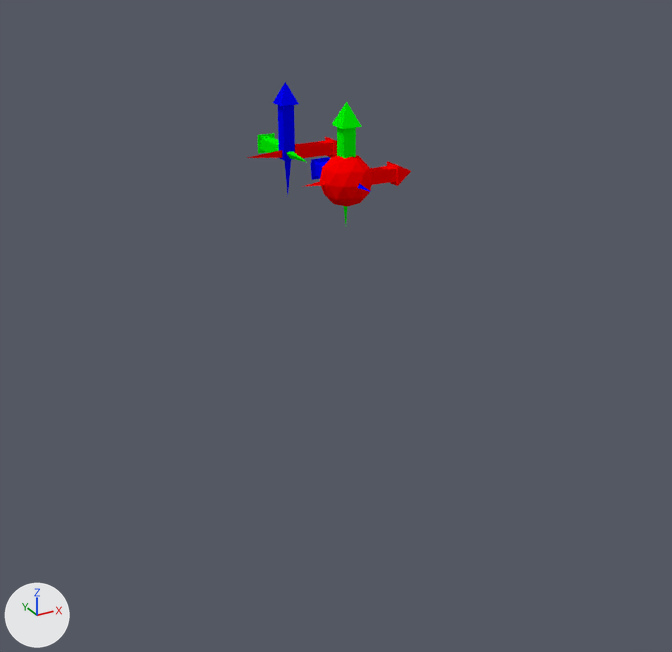
The Blender file Assets/GrandSeal.Source/Stages/DebugScene.blend as it was, and as the next commit left it.
One viewpoint serves both versions: a 50 mm lens placed at (-16.6, -29.4, 8.9), pointed at (-0.8, -0.6, -5.5). The lights are fixed; the arrows at lower left show +X, +Y and +Z.

The scene before the commit, as lines of its bpy script (objects in view):
```python
me_blendercompass = bpy.data.meshes.new('BlenderCompass')
me_blendercompass.from_pydata(...)  # 47 vertices, 51 faces; spans x -1.87..2.88, y -1.87..2.88, z -1.87..2.88
# faces by material slot: [17, 16, 18]
me_blendercompass.materials.append(mat_red)  # red #ff0000
me_blendercompass.materials.append(mat_green)  # green #00ff00
me_blendercompass.materials.append(mat_blue)  # blue #0000ff
ob_blendercompass = bpy.data.objects.new('BlenderCompass', me_blendercompass)
ob_blendercompass.location = (0.0, 0.0, 0.0)
ob_groupblender = bpy.data.objects.new('GroupBlender', None)
ob_groupblender.location = (0.0, 5.0, 0.0)
ob_groupblender.show_instancer_for_render = False
ob_groupblender.instance_type = 'COLLECTION'
ob_groupblender.instance_collection = col_groupblender
ob_groupdx = bpy.data.objects.new('GroupDX', None)
ob_groupdx.location = (0.0, 0.0, 0.0)
ob_groupdx.show_instancer_for_render = False
ob_groupdx.instance_type = 'COLLECTION'
ob_groupdx.instance_collection = col_groupdx
```
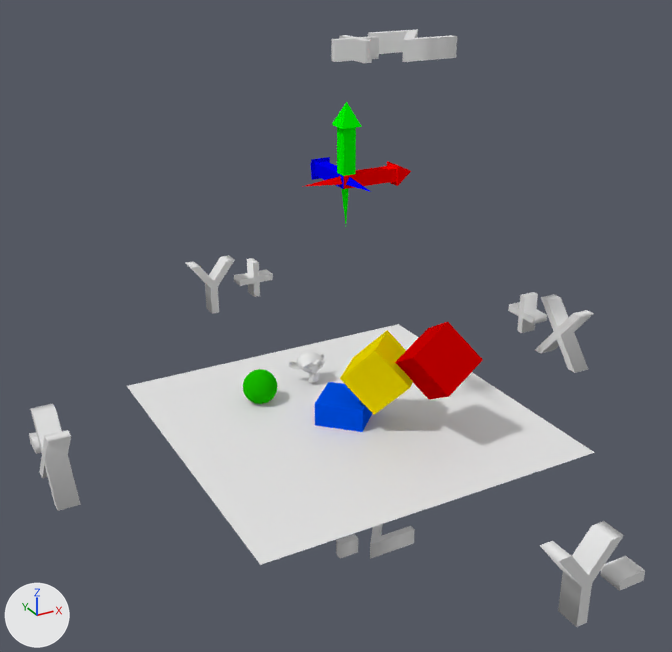
ob_cube is not drawn itself; it is the parent of ob_cube_001.
ob_cube_001 is not drawn itself; it is the parent of ob_cube_002.

Location of each change, (x1, y1, x2, y2) in pixels of the pictures (672 x 652 px):
'RotationTest', added
    after: (29, 29, 645, 627)
'GroupDX', reshaped
    both: (302, 102, 411, 224)
'GroupBlender', deleted
    before: (247, 82, 337, 194)
part 1 of me_directxcompass, deleted (red)
    before: (320, 155, 372, 206)

The change, as a diff of the scene's bpy script:
```diff
--- a/Assets/GrandSeal.Source/Stages/DebugScene.blend.py
+++ b/Assets/GrandSeal.Source/Stages/DebugScene.blend.py
@@ me_directxcompass @@
 me_directxcompass.from_pydata(...)  # 89 vertices, 131 faces; spans x -1.87..2.88, y -1.87..2.88, z -1.87..2.88
+# me_directxcompass part 1: the loose piece of 42 vertices spanning x -0.95..0.95, y -1.0..1.0, z -1.0..1.0 is deleted
 me_directxcompass.materials.append(mat_red_001)
@@ me_plane @@
+me_plane.from_pydata([(7.07, -7.07, 0.0), (-7.07, -7.07, 0.0), (7.07, 7.07, 0.0), (-7.07, 7.07, 0.0)], [], [(2, 3, 1, 0)])
@@ col_rotationtest @@
+col_rotationtest = bpy.data.collections.new('RotationTest')
+col_rotationtest.objects.link(ob_text_005)
+col_rotationtest.objects.link(ob_text_004)
+col_rotationtest.objects.link(ob_text_003)
+col_rotationtest.objects.link(ob_text_002)
+col_rotationtest.objects.link(ob_text_001)
+col_rotationtest.objects.link(ob_text)
+col_rotationtest.objects.link(ob_sphere)
+col_rotationtest.objects.link(ob_plane)
+col_rotationtest.objects.link(ob_cube)
+col_rotationtest.objects.link(ob_cube_001)
+col_rotationtest.objects.link(ob_cube_002)
+col_rotationtest.objects.link(ob_monkey)
@@ ob_groupblender @@
-ob_groupblender = bpy.data.objects.new('GroupBlender', None)
@@ ob_blendercompass @@
-ob_blendercompass = bpy.data.objects.new('BlenderCompass', me_blendercompass)
@@ ob_monkey @@
+ob_monkey = bpy.data.objects.new('Monkey', me_monkey)  # 507 vertices, 500 faces; spans x -0.9..0.9, y -0.3..0.82, z -0.48..0.82
+ob_monkey.location = (0.256, 3.385, 0.547)
@@ ob_cube_002 @@
+ob_cube_002 = bpy.data.objects.new('Cube.002', me_cube_002)  # a box spanning x -1.0..1.0, y -1.0..1.0, z -1.0..1.0; in mat_topbox (red #d00000)
+ob_cube_002.parent = ob_cube_001
+ob_cube_002.location = (-0.391, -0.97, 4.628)
+ob_cube_002.rotation_euler = (0.0, 0.785, 0.0)  # degrees (0, 45, 0)
@@ ob_cube_001 @@
+ob_cube_001 = bpy.data.objects.new('Cube.001', me_cube_001)  # a box spanning x -1.0..1.0, y -1.0..1.0, z -1.0..1.0; in mat_middlebox (yellow #e7d300)
+ob_cube_001.parent = ob_cube
+ob_cube_001.location = (0.0, -1.465, 2.275)
+ob_cube_001.rotation_euler = (0.785, 0.0, 0.0)  # degrees (45, 0, 0)
@@ ob_cube @@
+ob_cube = bpy.data.objects.new('Cube', me_cube)  # a box spanning x -1.0..1.0, y -1.0..1.0, z -1.0..1.0; in mat_lowerbox (blue #004fe7)
+ob_cube.location = (0.0, 0.0, 0.0)
+ob_cube.rotation_euler = (0.0, 0.0, 0.785)  # degrees (0, 0, 45)
@@ ob_plane @@
+ob_plane = bpy.data.objects.new('Plane', me_plane)
+ob_plane.location = (0.0, 0.0, 0.0)
@@ ob_sphere @@
+ob_sphere = bpy.data.objects.new('Sphere', me_sphere)  # a UV sphere (32 segments, 16 rings, poles along z) spanning x -0.734..0.734, y -0.734..0.734, z -0.734..0.734; in mat_ball (green #18b600)
+ob_sphere.location = (-2.455, 2.999, 0.668)
@@ ob_text @@
+ob_text = bpy.data.objects.new('Text', me_mesh)  # 96 vertices, 64 faces; spans x -0.617..0.617, y 0.159..0.841, z -0.1..0.1
+ob_text.location = (10.6, 0.0, 0.0)
+ob_text.rotation_euler = (1.571, 0.0, -1.571)  # degrees (90, 0, -90)
+ob_text.scale = (3.88, 3.88, 3.88)
@@ ob_text_001 @@
+ob_text_001 = bpy.data.objects.new('Text.001', me_mesh_001)  # 64 vertices, 40 faces; spans x -0.494..0.495, y 0.159..0.841, z -0.1..0.1
+ob_text_001.location = (-11.78, 0.0, 0.0)
+ob_text_001.rotation_euler = (1.571, 0.0, -1.571)  # degrees (90, 0, -90)
+ob_text_001.scale = (3.88, 3.88, 3.88)
@@ ob_text_002 @@
+ob_text_002 = bpy.data.objects.new('Text.002', me_mesh_002)  # 84 vertices, 55 faces; spans x -0.566..0.566, y 0.159..0.841, z -0.1..0.1
+ob_text_002.location = (0.0, 11.9, 0.0)
+ob_text_002.rotation_euler = (1.571, 0.0, 3.142)  # degrees (90, 0, 180)
+ob_text_002.scale = (3.88, 3.88, 3.88)
@@ ob_text_003 @@
+ob_text_003 = bpy.data.objects.new('Text.003', me_mesh_003)  # 52 vertices, 31 faces; spans x -0.444..0.444, y 0.159..0.841, z -0.1..0.1
+ob_text_003.location = (0.0, -14.22, 0.0)
+ob_text_003.rotation_euler = (1.571, 0.0, 3.142)  # degrees (90, 0, 180)
+ob_text_003.scale = (3.88, 3.88, 3.88)
@@ ob_text_004 @@
+ob_text_004 = bpy.data.objects.new('Text.004', me_mesh_004)  # 80 vertices, 52 faces; spans x 0.056..1.215, y 0.0..0.682, z -0.1..0.1
+ob_text_004.location = (0.0, 0.0, 14.47)
+ob_text_004.scale = (3.88, 3.88, 3.88)
@@ ob_text_005 @@
+ob_text_005 = bpy.data.objects.new('Text.005', me_mesh_005)  # 48 vertices, 28 faces; spans x 0.04..0.954, y 0.0..0.682, z -0.1..0.1
+ob_text_005.location = (0.0, 0.0, -7.289)
+ob_text_005.scale = (3.88, 3.88, 3.88)
@@ ob_rotationtest @@
+ob_rotationtest = bpy.data.objects.new('RotationTest', None)
+ob_rotationtest.location = (0.0, 0.0, -10.0)
+ob_rotationtest.instance_type = 'COLLECTION'
+ob_rotationtest.instance_collection = col_rotationtest
```
